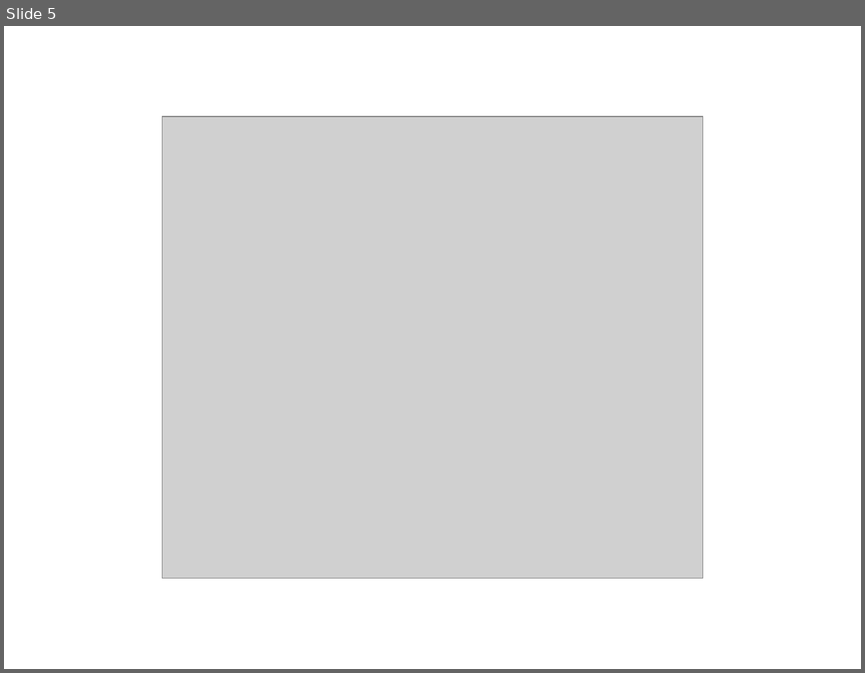
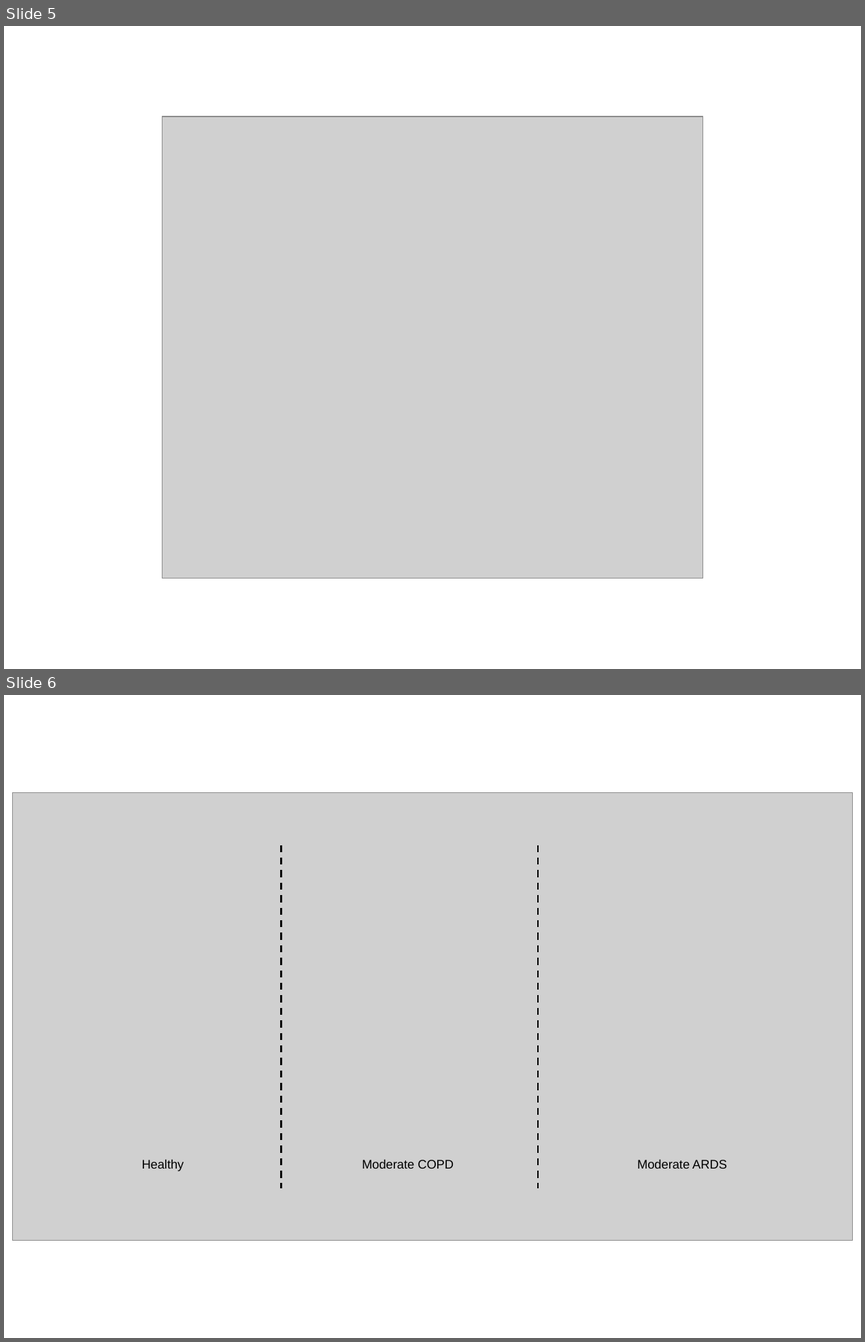
Before and after one commit to shawnhuyiwen/pulse, a slide deck: docs/Figures/RespiratoryWorking.pptx. Shown one above the other, each under a label of ours: slide 5 before the commit, slides 5 and 6 after it. The pictures are 865x673 and 865x1342 pixels, drawn with LibreOffice and Linux fonts; fonts in the diff are those of the drawing; grey boxes stand for pictures. Boxes give left, top, right and bottom in pixels: in the first picture for what was removed or moved away, otherwise in the second. Text is boxed around its words. In the diff, an @@ line names an element or a change of style, - is before the commit and + after.

```diff
--- a/docs/Figures/RespiratoryWorking.pptx
+++ b/docs/Figures/RespiratoryWorking.pptx
@@ slide 6 added at (4,695,861,1338), background #FFFFFF @@
@@ picture added at (13,793,852,1240) @@
@@ line added from (281, 845) to (281, 1187), #000000 1.5 pt dashed @@
@@ line added from (538, 845) to (538, 1187), #000000 1.5 pt dashed @@
@@ text added at (142,1159,184,1171), 10.5 pt, text #000000 @@
+Healthy
@@ text added at (362,1159,453,1168), 10.5 pt, text #000000 @@
+Moderate COPD
@@ text added at (637,1159,727,1168), 10.5 pt, text #000000 @@
+Moderate ARDS
```
Also in this commit, not shown: 4 other files.
